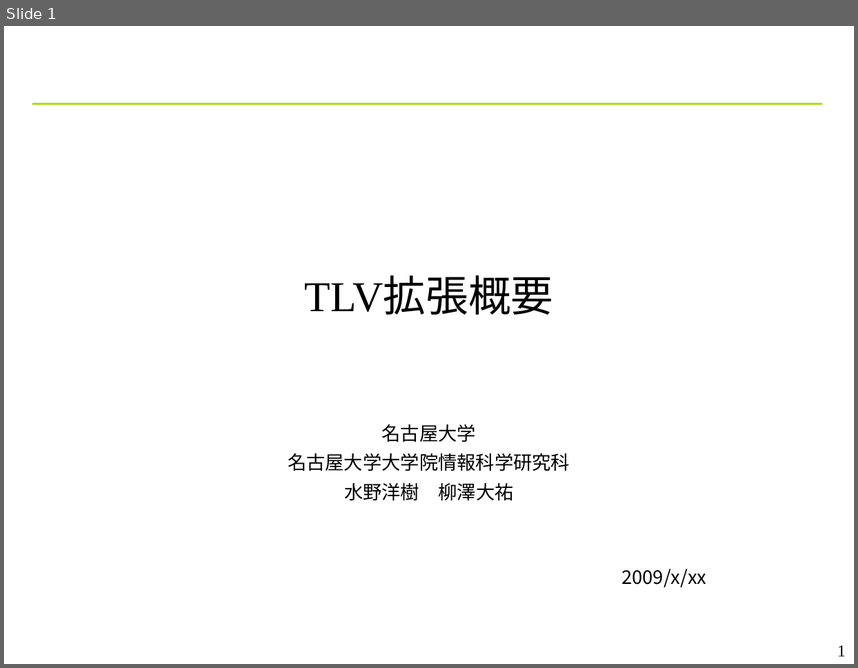
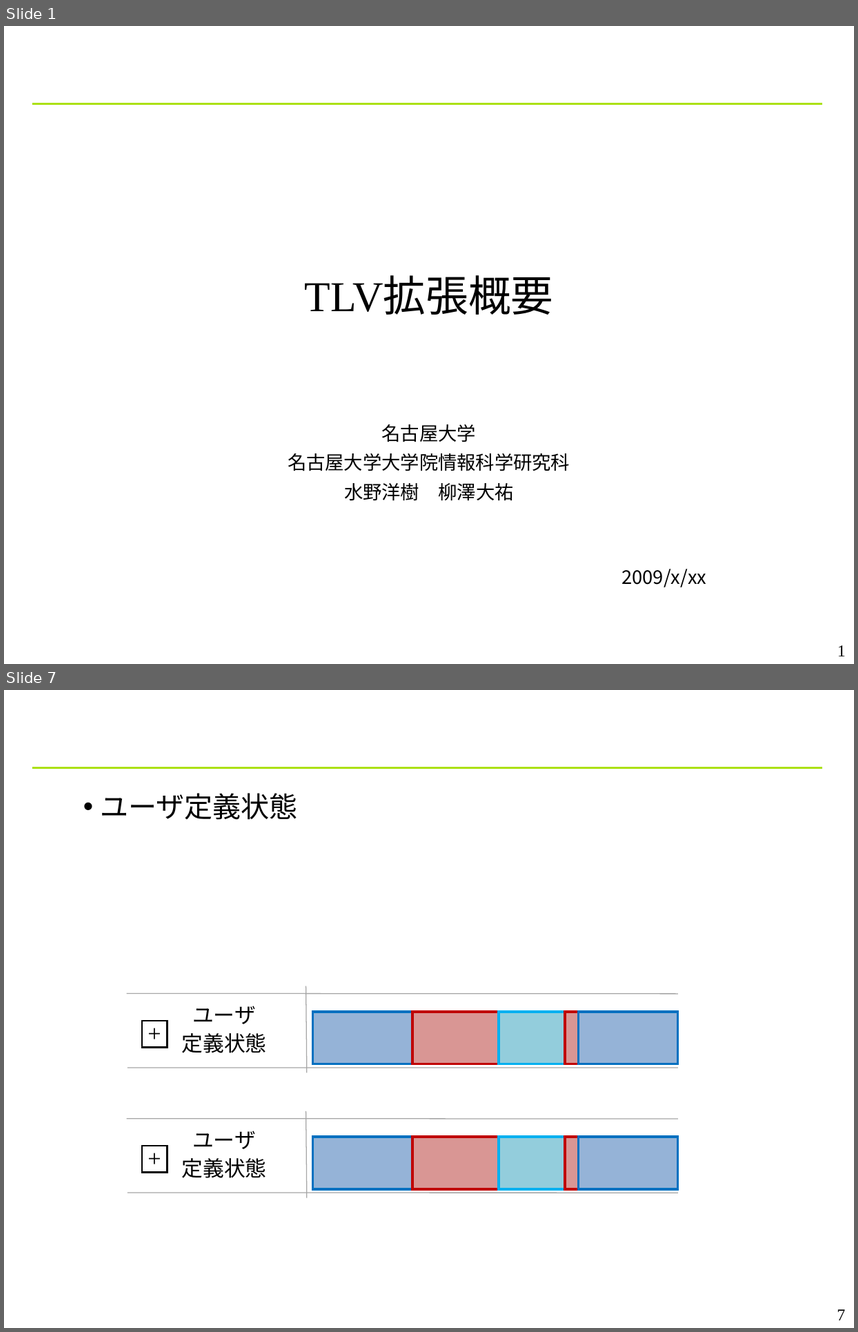
Before and after one commit to YixiaoLi/tlv4mc, a slide deck: doc/phase4/toppers_conference.ppt. Shown one above the other, each under a label of ours: slide 1 before the commit, slides 1 and 7 after it; the slides between them are not shown. The pictures are 858x668 and 858x1332 pixels, drawn with LibreOffice and Linux fonts; fonts in the diff are those of the drawing; background and template pictures are left out. Boxes give left, top, right and bottom in pixels: in the first picture for what was removed or moved away, otherwise in the second. Text is boxed around its words. In the diff, an @@ line names an element or a change of style, - is before the commit and + after.

```diff
--- a/doc/phase4/toppers_conference.ppt
+++ b/doc/phase4/toppers_conference.ppt
@@ slide 7 added at box(4, 690, 854, 1328), background #FFFFFF; not listed: 1 template element that a slide beside it also shows @@
@@ text added at box(100, 793, 298, 820), 24 pt, text #000000 @@
+• ユーザ定義状態
@@ group added at box(126, 986, 678, 1072): 6 rectangles, 3 lines, 1 text @@
+ユーザ
+定義状態
++
@@ group added at box(126, 1111, 678, 1198): 6 rectangles, 3 lines, 1 text @@
+ユーザ
+定義状態
++
@@ page number added at box(837, 1309, 845, 1320), 14 pt, text #000000 @@
+7
```
Also in this commit, not shown: 6 slides changed, 1 other slide added, 1 other file.
